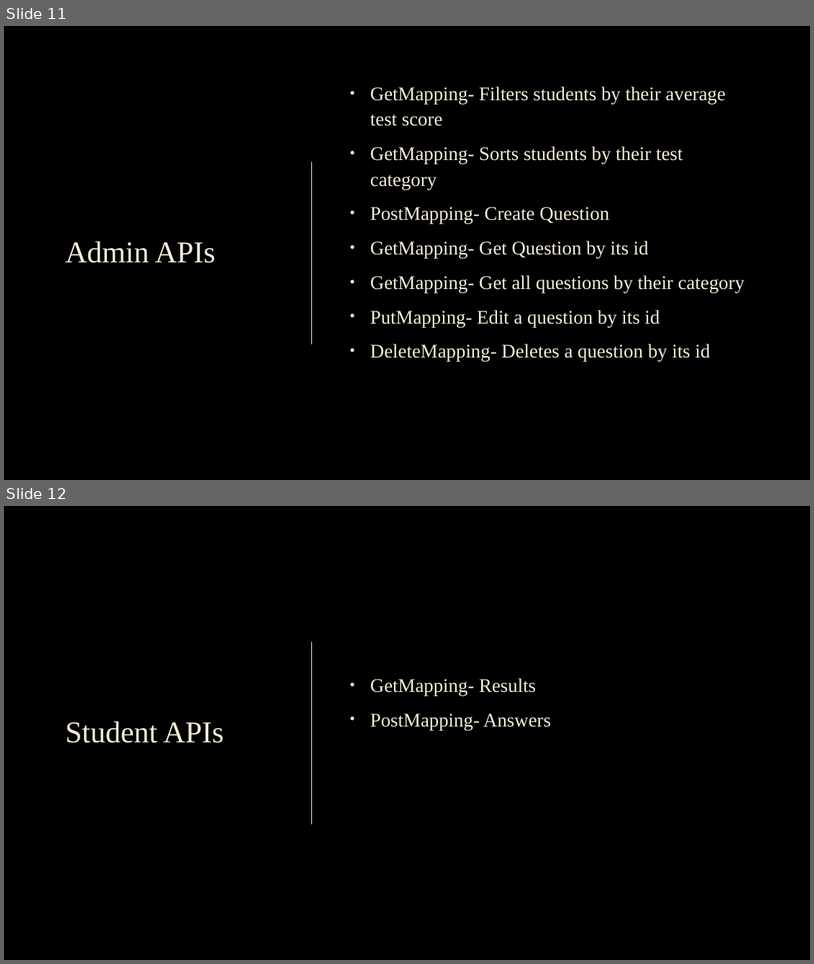
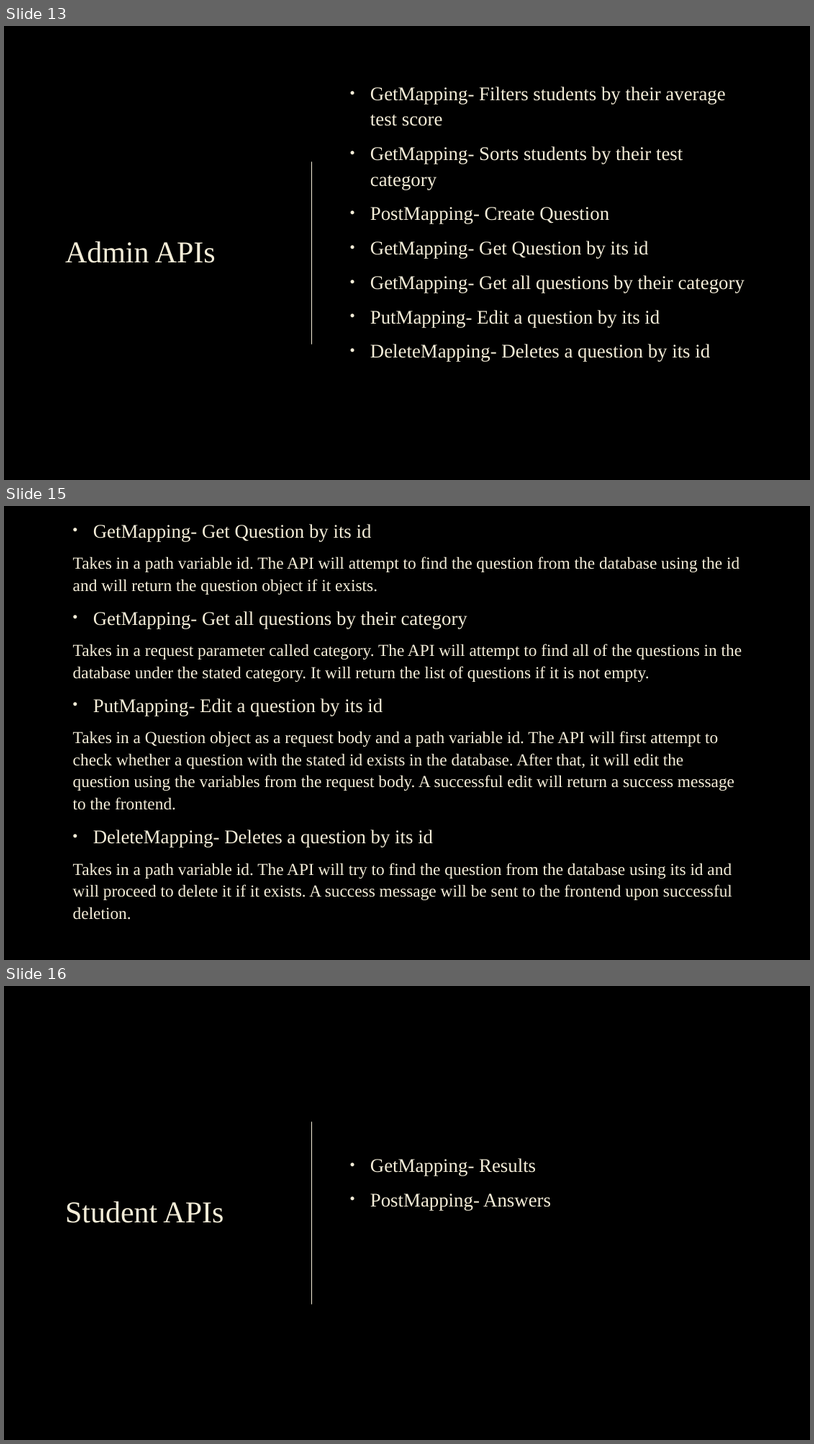
Before and after one commit to yongdingtan/ncs_final_final_project, a slide deck: NCS_Project_Presentation_TanYongDing.pptx. Shown one above the other, each under a label of ours: slides 11 and 12 before the commit, slides 13, 15 and 16 after it; the slides between them are not shown. The pictures are 814x964 and 814x1444 pixels, drawn with LibreOffice and Linux fonts; fonts in the diff are those of the drawing; background and template pictures are left out. Boxes give left, top, right and bottom in pixels: in the first picture for what was removed or moved away, otherwise in the second. Text is boxed around its words. In the diff, an @@ line names an element or a change of style, - is before the commit and + after.

```diff
--- a/NCS_Project_Presentation_TanYongDing.pptx
+++ b/NCS_Project_Presentation_TanYongDing.pptx
@@ slide 15 added at (4, 506, 810, 960), background picture (left out) @@
@@ text added at (73, 524, 743, 919), 20 pt, text #F4EDD8 @@
+• GetMapping- Get Question by its id
+Takes in a path variable id. The API will attempt to find the question from the database using the id and will return the question object if it exists.
+• GetMapping- Get all questions by their category
+Takes in a request parameter called category. The API will attempt to find all of the questions in the database under the stated category. It will return the list of questions if it is not empty.
+• PutMapping- Edit a question by its id
+Takes in a Question object as a request body and a path variable id. The API will first attempt to check whether a question with the stated id exists in the database. After that, it will edit the question using the variables from the request body. A successful edit will return a success message to the frontend.
+• DeleteMapping- Deletes a question by its id
+Takes in a path variable id. The API will try to find the question from the database using its id and will proceed to delete it if it exists. A success message will be sent to the frontend upon successful deletion.
@@ what was slide 11 is now slide 13 @@
@@ what was slide 12 is now slide 16 @@
```
Also in this commit, not shown: 2 slides changed, 7 other slides added, 1 slide removed, 8 other files.
